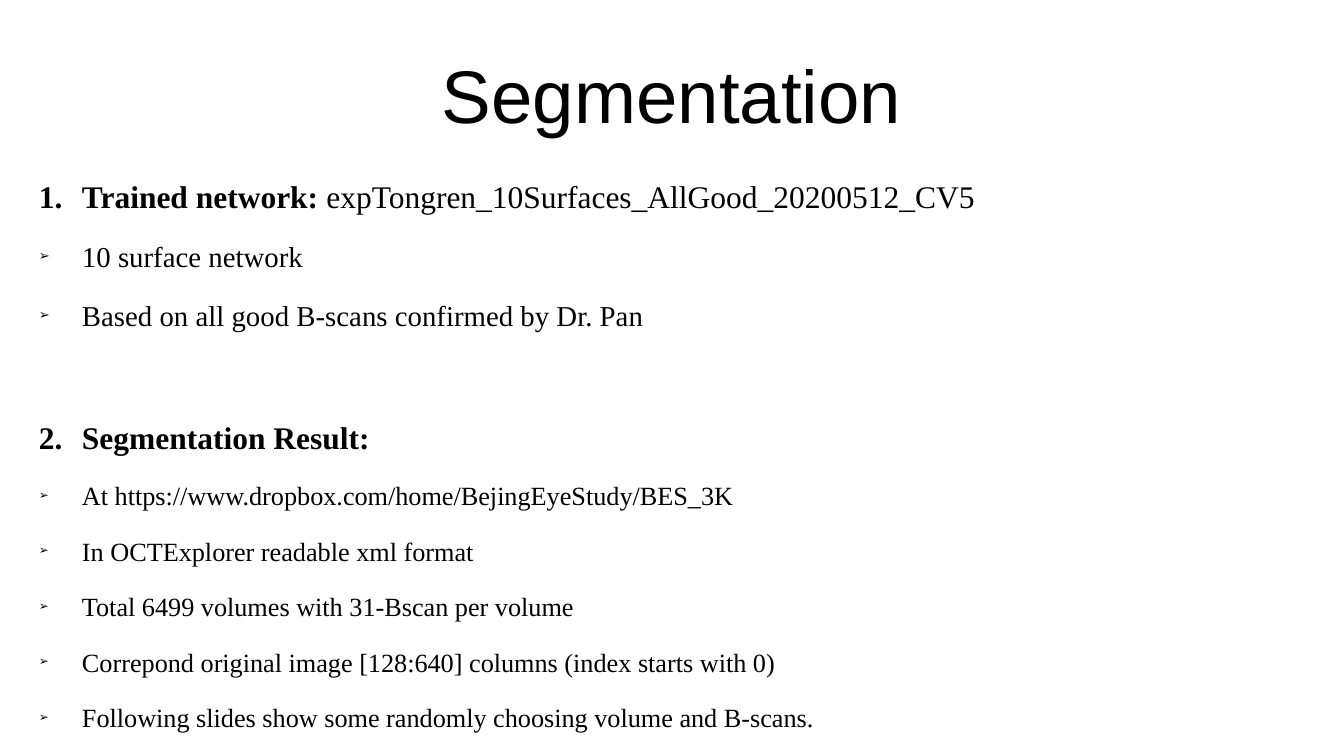
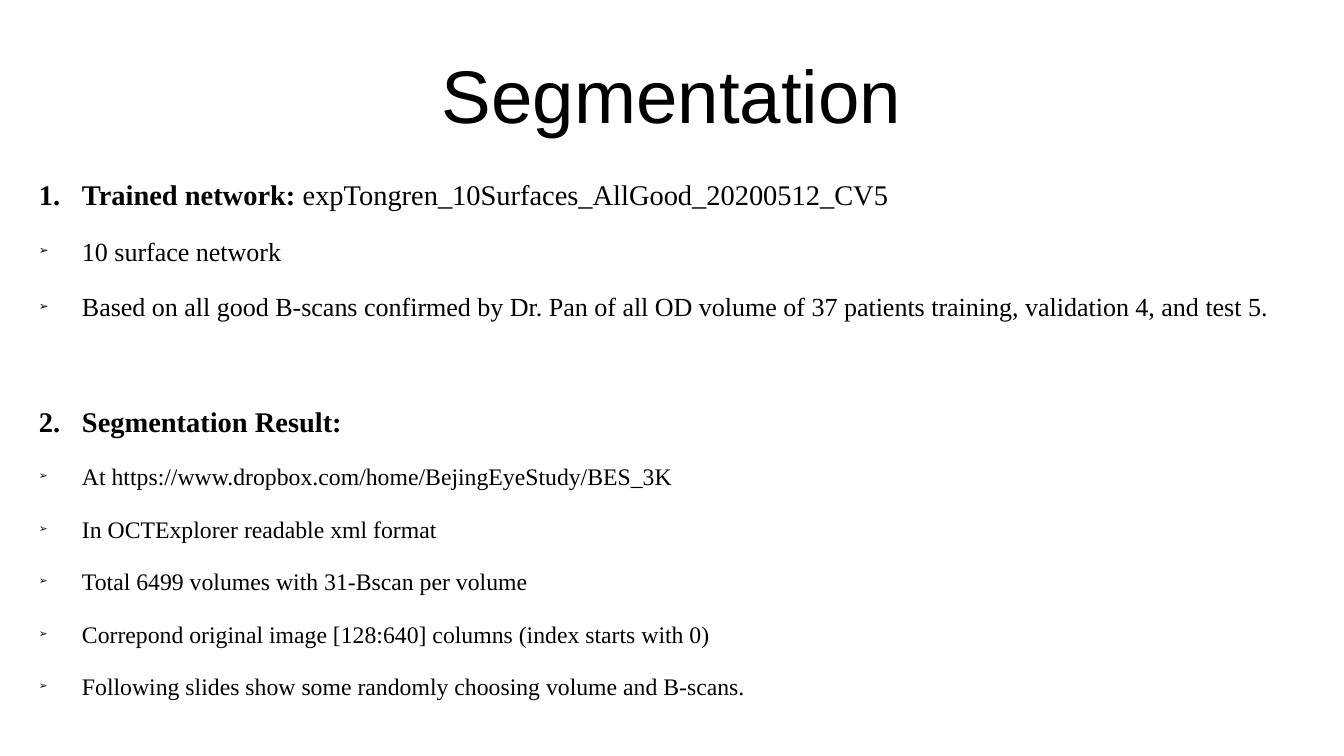
Before and after one commit to Hui-Xie/OvarianCancer, a slide deck: slide 3 of OCTMultiSurfaces/testConfig/expBES3K_10Surfaces_20200701/BES3KTestReport_20200701.odp. Drawn at 1344x756 pixels with LibreOffice and Linux fonts; fonts in the diff are those of the drawing. Boxes give left, top, right and bottom in pixels: in the first picture for what was removed or moved away, otherwise in the second. Text is boxed around its words. In the diff, an @@ line names an element or a change of style, - is before the commit and + after.

Commit message:
all training image are OD

```diff
--- a/OCTMultiSurfaces/testConfig/expBES3K_10Surfaces_20200701/BES3KTestReport_20200701.odp
+++ b/OCTMultiSurfaces/testConfig/expBES3K_10Surfaces_20200701/BES3KTestReport_20200701.odp
@@ text at (82, 185, 888, 700): size 18.6 to 16.8 pt in "Trained network: expTongren_10Surfaces_AllGood_20200512_CV5", "Segmentation Result:"; size 17.1 to 15.4 pt in "10 surface network"; size 15.5 to 14 pt in "At https://www.dropbox.com/home/BejingEyeStudy/BES_3K", "In OCTExplorer readable xml format", "Total 6499 volumes with 31-Bscan per volume", "Correpond original image [128:640] columns (index starts ..." and 1 more places @@
@@ text at (82, 297, 1268, 322): text changed; size 17.1 to 15.4 pt @@
-➢ Based on all good B-scans confirmed by Dr. Pan
+➢ Based on all good B-scans confirmed by Dr. Pan of all OD volume of 37 patients training, validation 4, and test 5.
```
